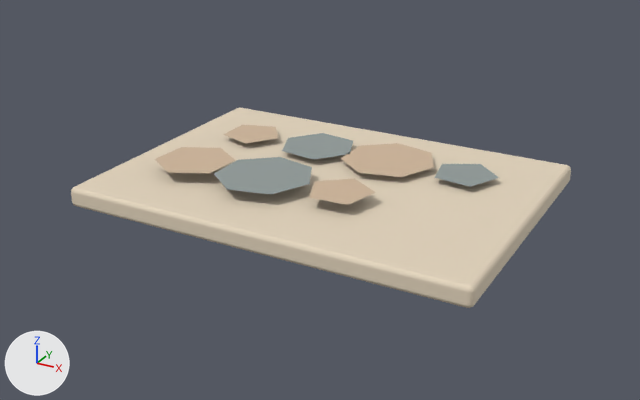
Before and after pictures for a commit that changed the glTF model game/asset/runtime/models/sherd-tray-v2.glb.
Both versions are drawn from a camera (50 mm lens) standing at (0.472, -0.879, 0.417) and looking at (-0.002, -0.017, -0.014). The axes (+X, +Y, +Z) are drawn at lower left. The lights are the same throughout. The older version comes first. Where no turn or scale is listed for an object, it has been applied to the vertices. Vertices at exactly the same position are counted once.

Objects in the first picture: 'Archival tray', 'Irregular pottery sherd', 'Irregular pottery sherd.001', 'Irregular pottery sherd.002', 'Irregular pottery sherd.003', 'Irregular pottery sherd.004', 'Irregular pottery sherd.005', 'Irregular pottery sherd.006'.
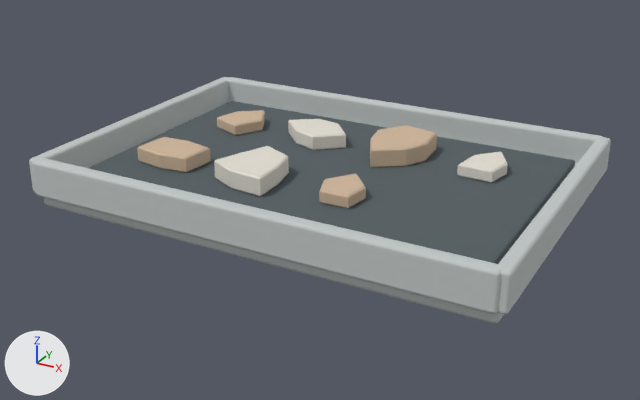
Pixel boxes [x1, y1, x2, y2] of what changed, in the pictures (640 x 400 px):
'Archival tray', recoloured, reshaped (mostly hidden afterwards)
    before: [71, 107, 571, 308]
    after: [43, 163, 577, 323]
'Dark felt backing', added
    after: [89, 101, 575, 264]
'Archival raised side.001', added
    after: [32, 158, 501, 314]
'Archival raised side', added
    after: [227, 77, 602, 163]
'Archival raised end.001', added
    after: [497, 137, 611, 314]
'Archival raised end', added
    after: [29, 77, 229, 193]
'Irregular pottery sherd.005', deleted
    before: [214, 157, 312, 194]
'Broken ceramic fragment.005', added
    after: [214, 146, 289, 197]
'Broken ceramic fragment.002', added (beige)
    after: [370, 125, 437, 168]
'Irregular pottery sherd.002', deleted (beige)
    before: [341, 143, 434, 177]
'Broken ceramic fragment.004', added (beige)
    after: [137, 137, 211, 173]
'Irregular pottery sherd.004', deleted (beige)
    before: [155, 147, 236, 173]
'Broken ceramic fragment.001', added
    after: [288, 119, 346, 150]
'Irregular pottery sherd.001', deleted
    before: [282, 133, 353, 160]
'Broken ceramic fragment.006', added (beige)
    after: [319, 174, 366, 208]
'Irregular pottery sherd.006', deleted (beige)
    before: [309, 178, 376, 205]
'Broken ceramic fragment.003', added
    after: [457, 151, 508, 183]
'Irregular pottery sherd.003', deleted
    before: [435, 164, 499, 187]
'Broken ceramic fragment', added (beige)
    after: [217, 110, 265, 135]
'Irregular pottery sherd', deleted (beige)
    before: [223, 125, 278, 143]

What changed in the scene script:
```text
Change me_mesh_0:
    remove me_mesh_0.from_pydata(...)  # 56 vertices, 108 faces; spans x -0.25..0.25, y -0.18..0.18, z -0.013..0.013
    remove me_mesh_0.materials.append(mat_oiled_oak)  # beige #e4d5bd
    add me_mesh_0.from_pydata(...)  # 56 vertices, 108 faces; spans x -0.28..0.28, y -0.195..0.195, z -0.013..0.013
    me_mesh_0 part 1: the whole mesh is multiplied about its middle by the matrix ((1.122, 0.0, 0.0), (0.0, 1.085, 0.0), (0.0, 0.0, 1.0))
    add me_mesh_0.materials.append(mat_warm_gray_archival_tray)  # light grey #c3c9c8
Remove ob_irregular_pottery_sherd:
    ob_irregular_pottery_sherd = bpy.data.objects.new('Irregular pottery sherd', me_mesh_1)
Remove ob_irregular_pottery_sherd_001:
    ob_irregular_pottery_sherd_001 = bpy.data.objects.new('Irregular pottery sherd.001', me_mesh_2)
Remove ob_irregular_pottery_sherd_002:
    ob_irregular_pottery_sherd_002 = bpy.data.objects.new('Irregular pottery sherd.002', me_mesh_3)
Remove ob_irregular_pottery_sherd_003:
    ob_irregular_pottery_sherd_003 = bpy.data.objects.new('Irregular pottery sherd.003', me_mesh_4)
Remove ob_irregular_pottery_sherd_004:
    ob_irregular_pottery_sherd_004 = bpy.data.objects.new('Irregular pottery sherd.004', me_mesh_5)
Remove ob_irregular_pottery_sherd_005:
    ob_irregular_pottery_sherd_005 = bpy.data.objects.new('Irregular pottery sherd.005', me_mesh_6)
Remove ob_irregular_pottery_sherd_006:
    ob_irregular_pottery_sherd_006 = bpy.data.objects.new('Irregular pottery sherd.006', me_mesh_7)
Add ob_broken_ceramic_fragment_006:
    ob_broken_ceramic_fragment_006 = bpy.data.objects.new('Broken ceramic fragment.006', me_mesh_12)  # 20 vertices, 36 faces; spans x -0.0269..0.0245, y -0.0241..0.0407, z -0.002..0.014; in mat_warm_fired_earthenware (beige #cfb69b)
    ob_broken_ceramic_fragment_006.location = (0.0575, -0.075, 0.025)
Add ob_broken_ceramic_fragment_005:
    ob_broken_ceramic_fragment_005 = bpy.data.objects.new('Broken ceramic fragment.005', me_mesh_11)  # 28 vertices, 52 faces; spans x -0.0417..0.0346, y -0.042..0.0513, z -0.002..0.022; in mat_granular_gray_earthenware (light grey #e3ded3)
    ob_broken_ceramic_fragment_005.location = (-0.0575, -0.075, 0.025)
Add ob_broken_ceramic_fragment_004:
    ob_broken_ceramic_fragment_004 = bpy.data.objects.new('Broken ceramic fragment.004', me_mesh_10)  # 24 vertices, 44 faces; spans x -0.0406..0.0386, y -0.0275..0.0272, z -0.002..0.018; in mat_warm_fired_earthenware (beige #cfb69b)
    ob_broken_ceramic_fragment_004.location = (-0.1725, -0.075, 0.025)
Add ob_broken_ceramic_fragment_003:
    ob_broken_ceramic_fragment_003 = bpy.data.objects.new('Broken ceramic fragment.003', me_mesh_9)  # 20 vertices, 36 faces; spans x -0.0263..0.0237, y -0.0296..0.0394, z -0.002..0.014; in mat_granular_gray_earthenware (light grey #e3ded3)
    ob_broken_ceramic_fragment_003.location = (0.1725, 0.075, 0.025)
Add ob_broken_ceramic_fragment_002:
    ob_broken_ceramic_fragment_002 = bpy.data.objects.new('Broken ceramic fragment.002', me_mesh_8)  # 28 vertices, 52 faces; spans x -0.0369..0.0376, y -0.0534..0.0517, z -0.002..0.022; in mat_warm_fired_earthenware (beige #cfb69b)
    ob_broken_ceramic_fragment_002.location = (0.0575, 0.075, 0.025)
Add ob_broken_ceramic_fragment_001:
    ob_broken_ceramic_fragment_001 = bpy.data.objects.new('Broken ceramic fragment.001', me_mesh_7_1)  # 24 vertices, 44 faces; spans x -0.047..0.0458, y -0.0343..0.0313, z -0.002..0.018; in mat_granular_gray_earthenware (light grey #e3ded3)
    ob_broken_ceramic_fragment_001.location = (-0.0575, 0.075, 0.025)
Add ob_broken_ceramic_fragment:
    ob_broken_ceramic_fragment = bpy.data.objects.new('Broken ceramic fragment', me_mesh_6_1)  # 20 vertices, 36 faces; spans x -0.0285..0.0319, y -0.0353..0.0374, z -0.002..0.014; in mat_warm_fired_earthenware (beige #cfb69b)
    ob_broken_ceramic_fragment.location = (-0.1725, 0.075, 0.025)
Add ob_archival_raised_side_001:
    ob_archival_raised_side_001 = bpy.data.objects.new('Archival raised side.001', me_mesh_5_1)  # 56 vertices, 108 faces; spans x -0.28..0.28, y -0.009..0.009, z -0.022..0.022; in mat_warm_gray_archival_tray (light grey #c3c9c8)
    ob_archival_raised_side_001.location = (0.0, -0.195, 0.026)
Add ob_archival_raised_side:
    ob_archival_raised_side = bpy.data.objects.new('Archival raised side', me_mesh_5_1.copy())
    ob_archival_raised_side.location = (0.0, 0.195, 0.026)
Add ob_archival_raised_end_001:
    ob_archival_raised_end_001 = bpy.data.objects.new('Archival raised end.001', me_mesh_3_1)  # 56 vertices, 108 faces; spans x -0.009..0.009, y -0.2..0.2, z -0.022..0.022; in mat_warm_gray_archival_tray (light grey #c3c9c8)
    ob_archival_raised_end_001.location = (0.28, 0.0, 0.026)
Add ob_archival_raised_end:
    ob_archival_raised_end = bpy.data.objects.new('Archival raised end', me_mesh_3_1.copy())
    ob_archival_raised_end.location = (-0.28, 0.0, 0.026)
Add ob_dark_felt_backing:
    ob_dark_felt_backing = bpy.data.objects.new('Dark felt backing', me_mesh_1_1)  # 56 vertices, 108 faces; spans x -0.255..0.255, y -0.17..0.17, z -0.005..0.005; in mat_charcoal_felt_sherd_lining (dark grey #555f63)
    ob_dark_felt_backing.location = (0.0, 0.0, 0.018)
```
